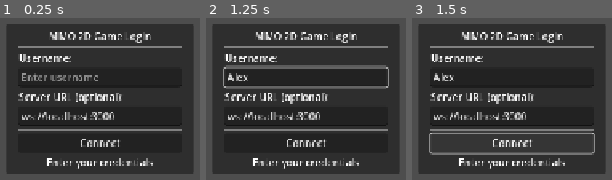
Above: before the commit, frames 1-3 (left to right).
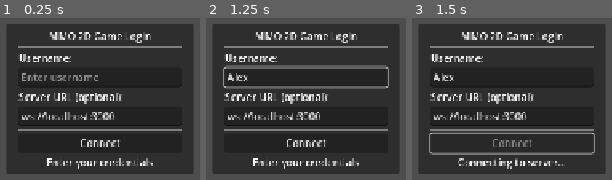
Above: after the commit, the same moments.

Repository: ADH36/MMOBETAGDOT
Game: Godot game, scene res://scenes/Main.tscn
Two runs of this game, one before a commit and one after it. Both use one fixed random seed, a clock stepped at 60 frames per second and the inputs below.
Inputs (mouse positions are in pixels of both pictures, inside the frame that each line leads up to):
- Up to frame 1 (0.25 s): no input
- Up to frame 2 (1.25 s): click (306, 76) at 0.52 s; type "Alex" at 0.6 s
- Up to frame 3 (1.5 s): click "Connect" at 1.25 s

Frames 1-2 are identical in both runs. In frame 3, 2.0% of the frame differs, in the area x 23-77%, y 74-94%.
Error before the commit: Parse Error: Identifier "NetworkManager" not declared in the current scope. (res://scripts/LoginUI.gd:12)

Commit message:
Refactor autoload configuration and remove manual NetworkManager instantiation in MainGame.gd

Diff:
--- a/project.godot
+++ b/project.godot
@@ -15,6 +15,10 @@
 run/main_scene="res://scenes/Main.tscn"
 config/features=PackedStringArray("4.5", "Forward Plus")
 config/icon="res://icon.svg"
+
+[autoload]
+
+NetworkManager="*res://scripts/NetworkManager.gd"
 
 [display]
 
--- a/scripts/MainGame.gd
+++ b/scripts/MainGame.gd
@@ -4,15 +4,7 @@
 @onready var game_world = $GameWorld
 @onready var ui_layer = $UILayer
 
-var network_manager = null
-
 func _ready():
-	# Add NetworkManager as autoload singleton
-	if not has_node("/root/NetworkManager"):
-		network_manager = load("res://scripts/NetworkManager.gd").new()
-		network_manager.name = "NetworkManager"
-		get_tree().root.add_child(network_manager)
-
 	# Hide game world initially
 	game_world.visible = false
 	ui_layer.visible = false
